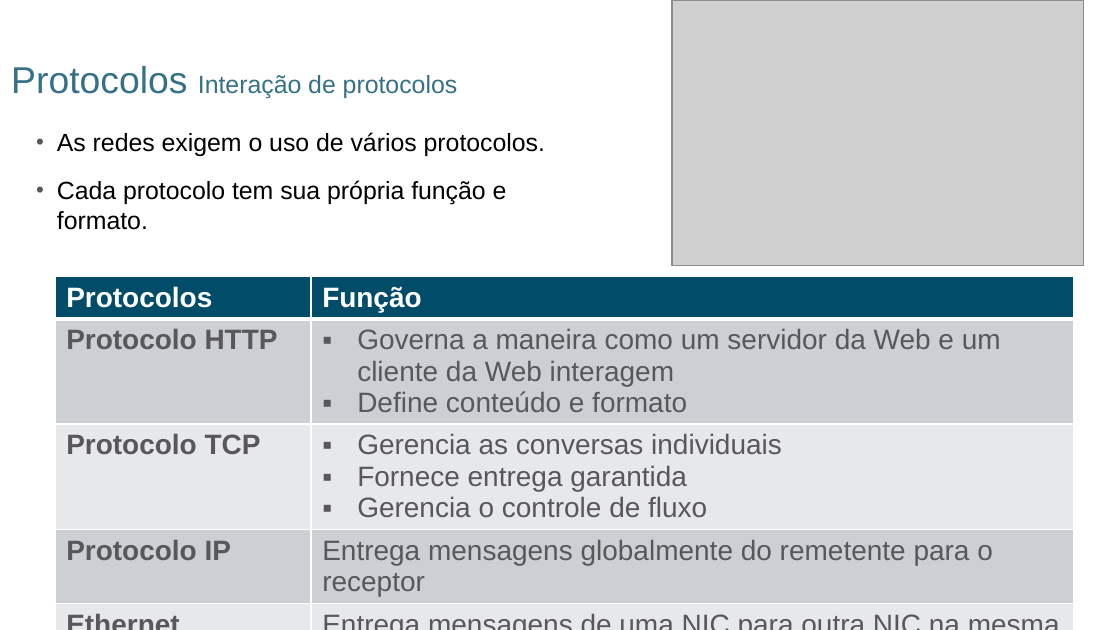
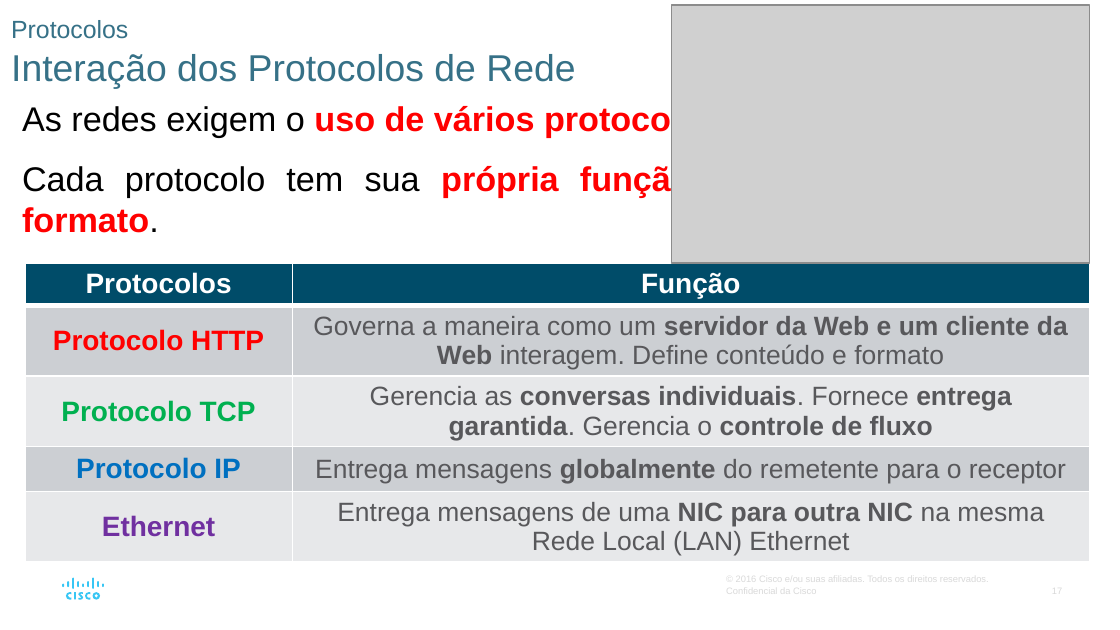
Before and after one commit to vaamonde/netacad, a slide deck: slide 17 of 02-CCNA-200-301-v7/01-CCNA-IntroducaoAsRedes-v7.02/01-Modulo01-PPTS/Modulo03-Protocolos.pptx. Drawn at 1120x630 pixels with LibreOffice and Linux fonts; fonts in the diff are those of the drawing; grey boxes stand for pictures. Boxes give left, top, right and bottom in pixels: in the first picture for what was removed or moved away, otherwise in the second. Text is boxed around its words. In the diff, an @@ line names an element or a change of style, - is before the commit and + after.

```diff
--- a/02-CCNA-200-301-v7/01-CCNA-IntroducaoAsRedes-v7.02/01-Modulo01-PPTS/Modulo03-Protocolos.pptx
+++ b/02-CCNA-200-301-v7/01-CCNA-IntroducaoAsRedes-v7.02/01-Modulo01-PPTS/Modulo03-Protocolos.pptx
@@ title at (11,20,575,89): text changed; size 16 to 24 pt @@
-Protocolos Interação de protocolos
+Protocolos
+Interação dos Protocolos de Rede
@@ picture: place and size @@
-picture at (672,0,1084,265)
+picture at (671,6,1089,263)
@@ text "As redes exigem o uso ...": place and size @@
-text "As redes exigem o uso ..." at (57,132,545,230)
+text "As redes exigem o uso ..." at (22,104,730,233)
@@ text "As redes exigem o uso ..." at (22,104,730,233): size 16 to 22 pt; text colour #000000 to #FF0000, bold on in "uso de vários protocolos.", "própria função e formato."; alignment left to justified; bullet • to none @@
@@ table at (25,263,1090,560) @@
-row 2, column 2: Governa a maneira como um servidor da Web e um cliente da Web interagem / Define conteúdo e formato
+row 2, column 2: Governa a maneira como um servidor da Web e um cliente da Web interagem. Define conteúdo e formato
-row 3, column 2: Gerencia as conversas individuais / Fornece entrega garantida / Gerencia o controle de fluxo
+row 3, column 2: Gerencia as conversas individuais. Fornece entrega garantida. Gerencia o controle de fluxo
-row 5, column 2: Entrega mensagens de uma NIC para outra NIC na mesma rede local (LAN) Ethernet
+row 5, column 2: Entrega mensagens de uma NIC para outra NIC na mesma Rede Local (LAN) Ethernet
@@ text colour #58585B to #FF0000 in "Protocolo HTTP" @@
@@ text colour #58585B to #00B050 in "Protocolo TCP" @@
@@ text colour #58585B to #0070C0 in "Protocolo IP" @@
@@ size 18 to 17 pt in "Entrega mensagens globalmente do remetente para o ..." @@
@@ bold on in "globalmente" @@
@@ text colour #58585B to #7030A0 in "Ethernet" @@
@@ alignment left to centre @@
@@ table: place and size @@
-table at (55,277,1074,600)
+table at (25,263,1090,560)
@@ page number added at (1052,586,1062,596), 6 pt, text #D9D9D9 @@
+17
```
Also in this commit, not shown: 41 other slides changed, 2 slides removed, 15 other files.
